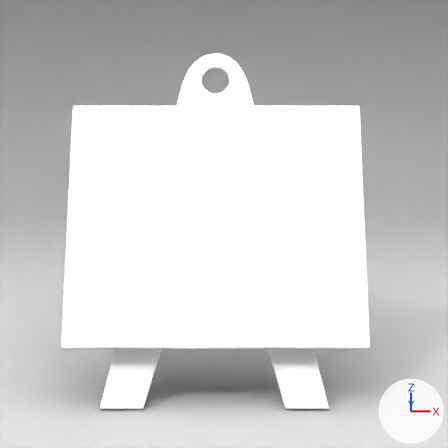
A saved change to the Blender file sketch/mypaint.blend.
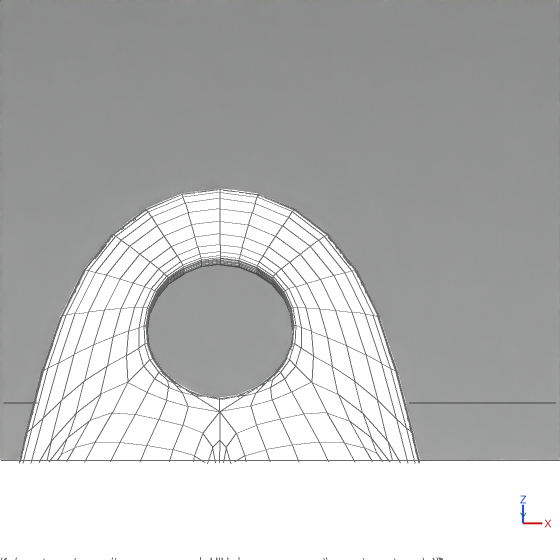
The first picture shows the older version from the file's camera 'Camera'. The close-ups show both versions on the part from 39% to 63% of the width and 4% to 28% of the height of that picture; other places that the commit changed are outside them. The lights are fixed; the arrows at lower right show +X, +Y and +Z. The close-ups show mesh edges as thin lines.

The scene before the commit, as lines of its bpy script (objects in view):
```python
me_circle = bpy.data.meshes.new('Circle')
me_circle.from_pydata(...)  # 85 vertices, 79 faces; spans x -6.1..0.0, y -18.8..2.0, z -0.3..0.0
# before: 0 (0.0, 1.0, 0.0), 1 (-0.9, 0.5, 0.0), 2 (-0.9, -0.5, 0.0), 3 (0.0, -1.0, 0.0), 10 (0.0, 1.0, -0.3)
# before: 11 (-0.9, 0.5, -0.3), 12 (-0.9, -0.5, -0.3), 13 (0.0, -1.0, -0.3), 26 (-0.9, 0.5, -0.1), 27 (0.0, 1.0, -0.1)
# before: 28 (-0.9, -0.5, -0.1), 34 (0.0, -1.0, -0.2), 47 (-0.9, -0.5, -0.2), 51 (0.0, 1.0, -0.2), 52 (-0.9, 0.5, -0.2)
me_plane_001 = bpy.data.meshes.new('Plane.001')
me_plane_001.from_pydata([(1.0, -1.0, 0.0), (-1.0, -1.0, 0.0), (1.0, 1.0, 0.0), (-1.0, 1.0, 0.0), (1.0, 1.35, 0.28), (-1.0, 1.35, 0.28), (1.0, 1.55, 0.71), (-1.0, 1.55, 0.71), (1.0, 1.57, 1.74), (-1.0, 1.57, 1.74)], [], [(1, 0, 2, 3), (3, 2, 4, 5), (5, 4, 6, 7), (7, 6, 8, 9)])
me_plane_001.polygons.foreach_set('use_smooth', [True] * 4)
me_plane_001.materials.append(mat_floor)  # grey #878787
me_plane_003 = bpy.data.meshes.new('Plane.003')
me_plane_003.from_pydata(...)  # a box spanning x -1.0..1.0, y -1.0..0.67, z -0.12..0.0
ob_circle = bpy.data.objects.new('Circle', me_circle)
ob_circle.location = (-0.076, 0.572, 1.383)
ob_circle.rotation_euler = (1.048, 0.0, 0.0)  # degrees (60, 0, 0)
ob_circle.scale = (0.0795, 0.0795, 0.0795)
_m = ob_circle.modifiers.new('Mirror', 'MIRROR')
_m.use_clip = True
_m = ob_circle.modifiers.new('Subsurf', 'SUBSURF')
_m.levels = 2
ob_plane = bpy.data.objects.new('Plane', me_plane_001)
ob_plane.location = (0.0, 0.0, 0.076)
ob_plane.scale = (2.96, 2.96, 2.96)
ob_plane_002 = bpy.data.objects.new('Plane.002', me_plane_003)
ob_plane_002.location = (-0.071, 0.198, 0.906)
ob_plane_002.rotation_euler = (1.051, 0.0, 0.0)  # degrees (60, 0, 0)
ob_plane_002.scale = (0.645, 0.645, 0.645)
```
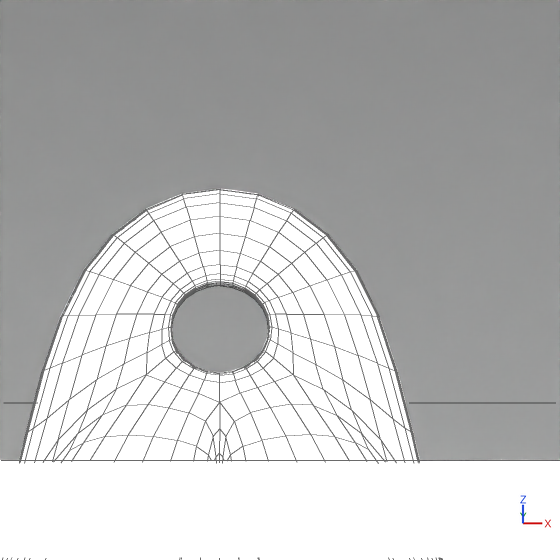
Changed parts and their boxes (x1, y1, x2, y2) in the close-ups (560 x 560 px; the box of a moved part takes in the faces that stretch with it):
part 1 of me_circle, moved or reshaped
    before: (32, 199, 407, 461)
    after: (35, 203, 404, 461)

The change, as a diff of the scene's bpy script:
```diff
--- a/sketch/mypaint.blend.py
+++ b/sketch/mypaint.blend.py
@@ me_circle @@
 me_circle.from_pydata(...)  # 85 vertices, 79 faces; spans x -6.1..0.0, y -18.8..2.0, z -0.3..0.0
 # used by ob_circle; location = (-0.076, 0.572, 1.383); rotation_euler = (1.048, 0.0, 0.0), in degrees (60, 0, 0); scale = (0.0795, 0.0795, 0.0795)
 # verts and faces of me_circle; kept vertices keep their numbers, new ones are numbered from 85
+# me_circle part 1
+delete_faces([(3, 34, 47, 28), (2, 3, 28)])
+for i in [0, 27, 51]: verts[i] += (0.0, -0.3, 0.0)
+for i in [1, 26, 52]: verts[i] += (0.3, -0.2, 0.0)
+for i in [2, 28, 47]: verts[i] += (0.3, 0.2, 0.0)
+verts[3] = (0.0, -0.7, 0.0)  # moved
+verts[34] = (0.0, -0.7, -0.2)  # moved
+verts[10] = (0.0, 0.7, -0.2)  # moved
+verts[11] = (-0.6, 0.3, -0.2)  # moved
+verts[12] = (-0.6, -0.3, -0.2)  # moved
+verts[13] = (0.0, -0.7, -0.2)  # moved
+verts[85] = (0.0, -0.7, -0.1)
+faces += [(28, 85, 34, 47), (2, 3, 85, 28)]
```
